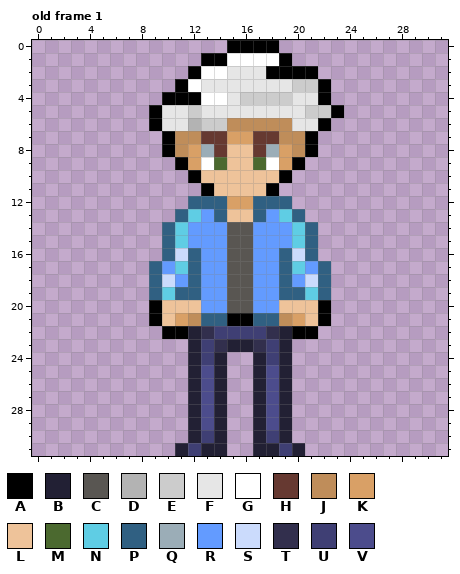
Pixel-art file -- Assets/art/guyo.aseprite. The first picture shows the starting point.
32x32 pixels, 12 frames. Shown: old frame 1. The commit also changed other frames, which this record leaves out.
Visible layers, top first: "Layer 5", "Layer 4", "Layer 1 Copy".
Palette (. is transparent): A #000000  B #222034  C #595652  D #b3b3b3  E #cccccc  F #e6e6e6  G #ffffff  H #663931  J #bf8d5a  K #d9a066  L #eec39a  M #4b692f  N #5fcde4  P #306082  Q #9badb7  R #639bff  S #cbdbfc  T #322f4d  U #3f3f74  V #4c4c8c
Pixels before, old frame 1, first column x 9:
 0 ......AAAA.....
 1 ....AAGGGGA....
 2 ...AGGFFFAAAA..
 3 ..AGFFFFFFFEEA.
 4 .AAAGGFEEEEFFA.
 5 AFFEFFFFFFFFEEA
 6 AFFDEEJJJJJFFA.
 7 .AJJHHKKHHJJA..
 8 .AJKQHLLHQKJA..
 9 ..AKGMLLMGKA...
10 ...ALLLLLLA....
11 ....ALLLLA.....
12 ...PPPKKPPP....
13 ..PNRPLLPRNP...
14 .PNRRRCCRRRNP..
15 .PNRRRCCRRRNP..
16 .PSPRRCCRRPSP..
17 PRNPRRCCRRPNRP.
18 PSRPRRCCRRPRSP.
19 PNPPRRCCRRPPNP.
20 ALLLRRCCRRLLLA.
21 ALKJPPAAPPJKLA.
22 .AABTUUUUTBAA..
23 ...BUTBBTUB....
24 ...BUB..BUB....
25 ...BVB..BVB....
26 ...BVB..BVB....
27 ...BVB..BVB....
28 ...BVB..BVB....
29 ...BVB..BVB....
30 ...BUB..BUB....
31 ..BUBB..BBUB...
The result:
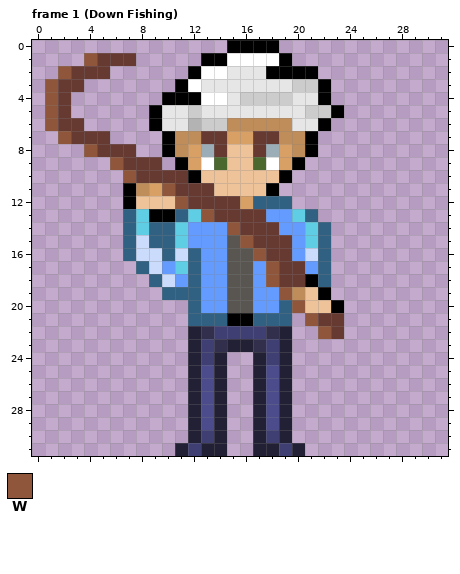
Colours new in this view: W #8f563b
A new or re-ordered frame is compared with the old frame closest to it.
Difference:
{"change": "frames 12 -> 22"}
{"where": "frame 1 (Down Fishing) is new; against old frame 1, layers \"Layer 4\", \"Layer 1 Copy\""}
{"frame":1,"y":1,"x":4,"old":"....","new":"WHHH"}
{"frame":1,"y":2,"x":2,"old":"....","new":"WHHH"}
{"frame":1,"y":3,"x":1,"old":"...","new":"WHH"}
{"frame":1,"y":4,"x":1,"old":"..","new":"WH"}
{"frame":1,"y":5,"x":1,"old":"..","new":"WH"}
{"frame":1,"y":6,"x":1,"old":"...","new":"WHH"}
{"frame":1,"y":7,"x":2,"old":"....","new":"WHHH"}
{"frame":1,"y":8,"x":4,"old":"....","new":"WHHH"}
{"frame":1,"y":9,"x":6,"old":"....","new":"WHHH"}
{"frame":1,"y":10,"x":7,"old":".....","new":"WHHHH"}
{"frame":1,"y":11,"x":7,"old":"......A","new":"AJKWHHH"}
{"frame":1,"y":12,"x":7,"old":".....PPPK","new":"ALLLWHHHH"}
{"frame":1,"y":13,"x":7,"old":"....","new":"PNAA"}
{"frame":1,"y":13,"x":13,"old":"RPLLP","new":"WHHHH"}
{"frame":1,"y":13,"x":19,"old":"NP.","new":"RNP"}
{"frame":1,"y":14,"x":7,"old":"...","new":"PNP"}
{"frame":1,"y":14,"x":15,"old":"CCRR","new":"WHHH"}
{"frame":1,"y":14,"x":20,"old":"NP.","new":"RNP"}
{"frame":1,"y":15,"x":7,"old":"...","new":"PSP"}
{"frame":1,"y":15,"x":16,"old":"CRRRNP.","new":"WHHHRNP"}
{"frame":1,"y":16,"x":7,"old":"...","new":"PSS"}
{"frame":1,"y":16,"x":17,"old":"RRPSP.","new":"WHHRSP"}
{"frame":1,"y":17,"x":8,"old":".P","new":"PS"}
{"frame":1,"y":17,"x":18,"old":"RPN","new":"WHH"}
{"frame":1,"y":18,"x":18,"old":"RPRS","new":"WHHA"}
{"frame":1,"y":19,"x":9,"old":"PN","new":".P"}
{"frame":1,"y":19,"x":19,"old":"PPNP","new":"WJLA"}
{"frame":1,"y":20,"x":9,"old":"ALLL","new":"...P"}
{"frame":1,"y":20,"x":19,"old":"LL","new":"PW"}
{"frame":1,"y":20,"x":22,"old":"A.","new":"LA"}
{"frame":1,"y":21,"x":9,"old":"ALKJ","new":"...P"}
{"frame":1,"y":21,"x":19,"old":"JKLA.","new":"P.WHH"}
{"frame":1,"y":22,"x":10,"old":"AA","new":".."}
{"frame":1,"y":22,"x":20,"old":"AA..","new":"..WH"}
{"label":"changed","picture_box":[45,53,344,339]}
